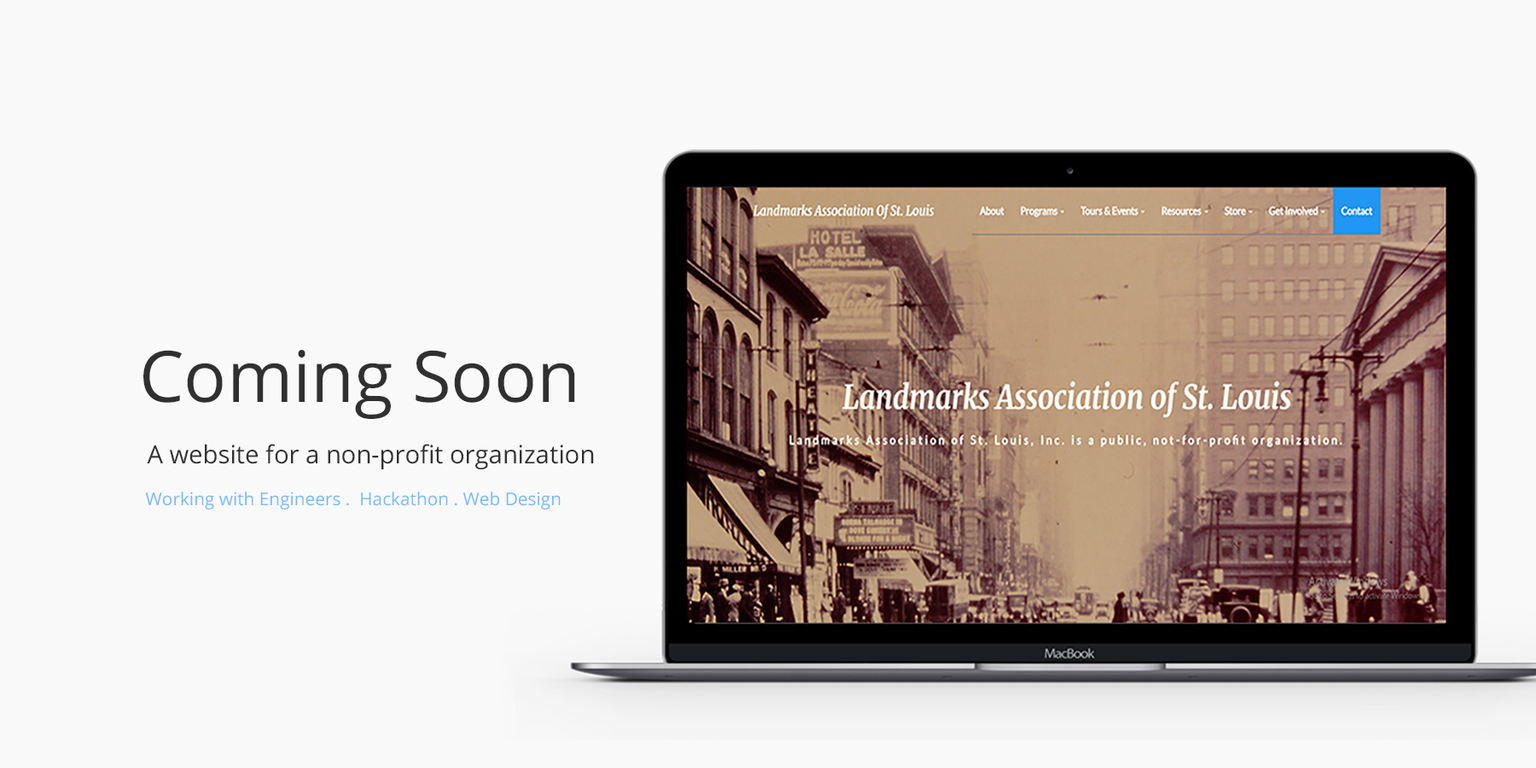
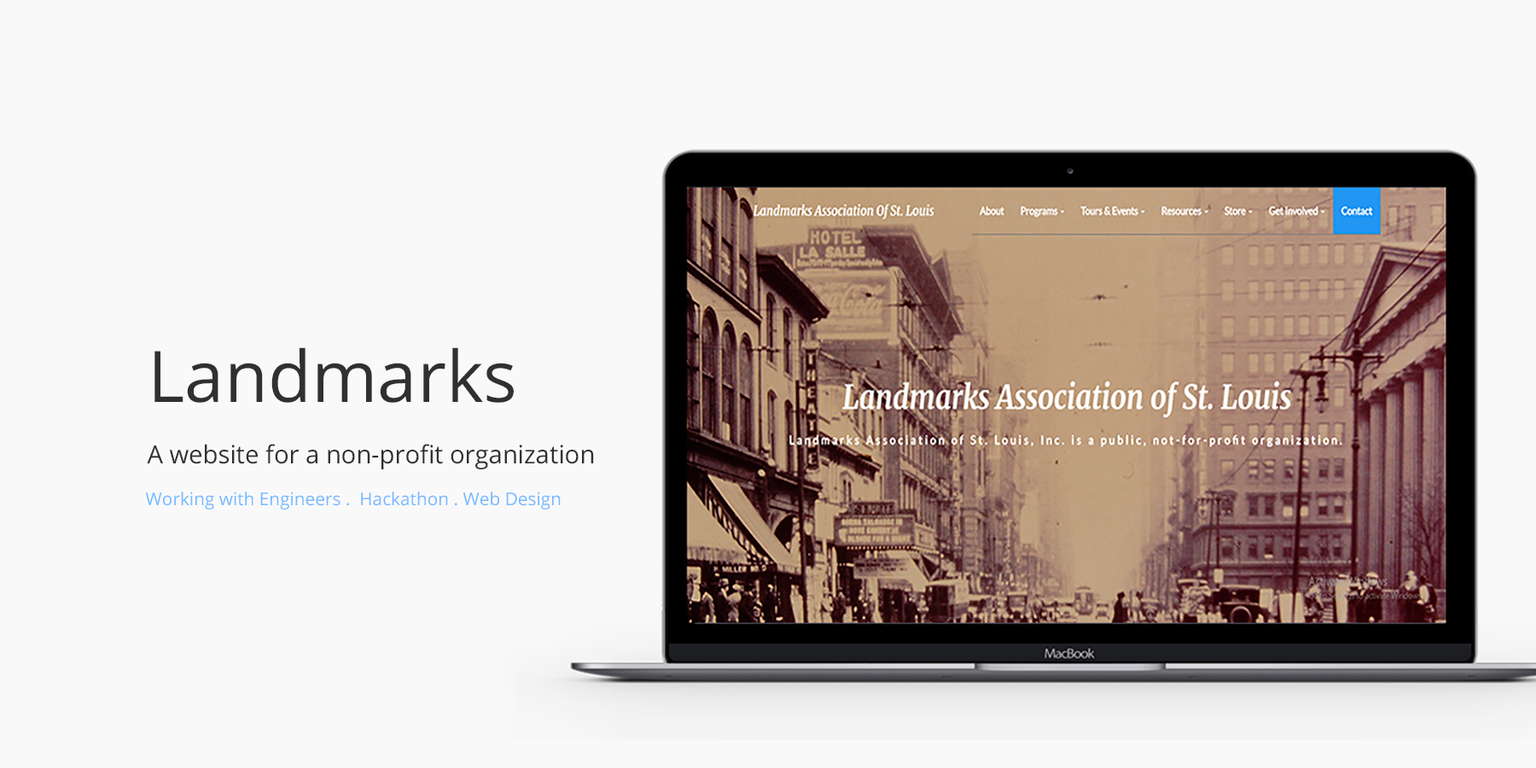
Two versions of the same layered image (1536x768). Layer-by-layer changes:
renamed "Coming Soon" to "Landmarks", painted on it over box(143, 347, 576, 419)
